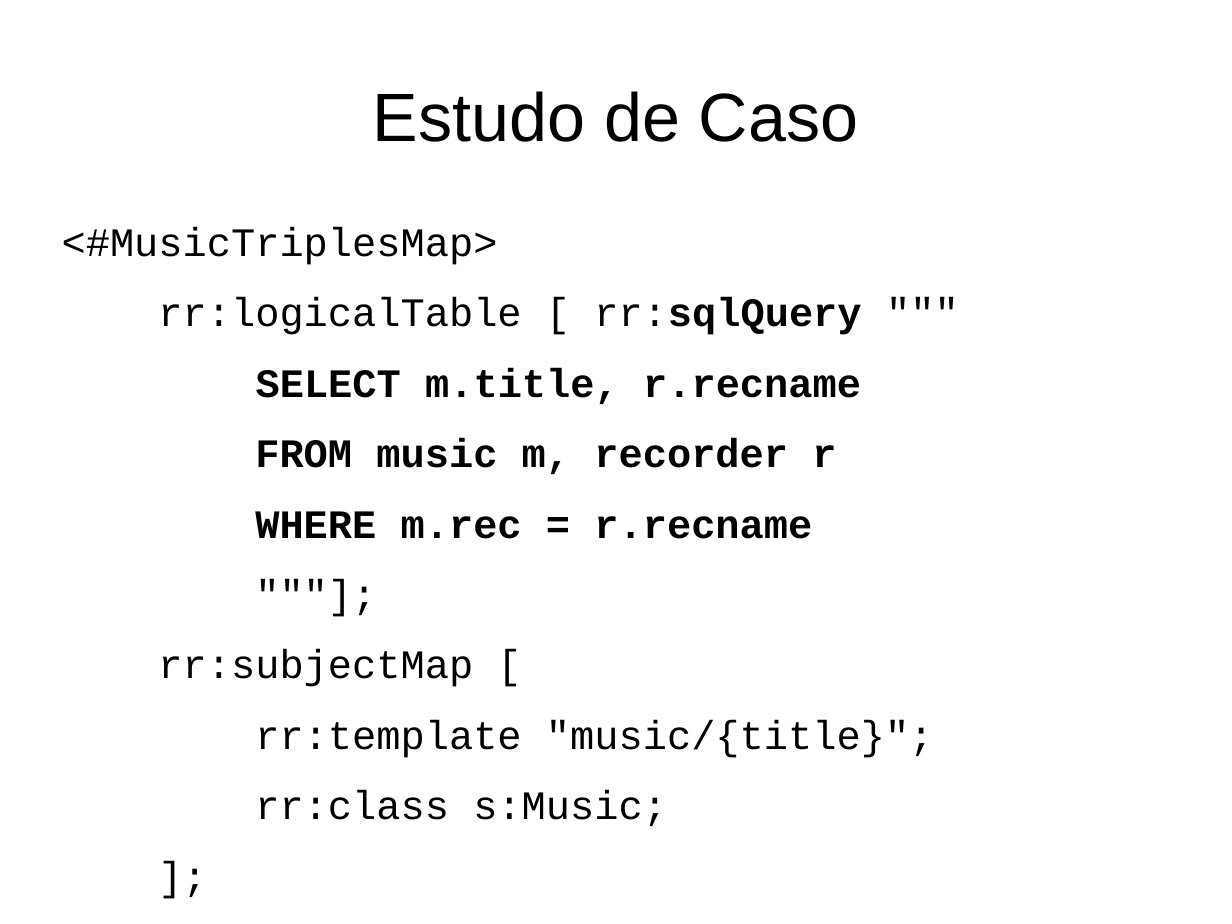
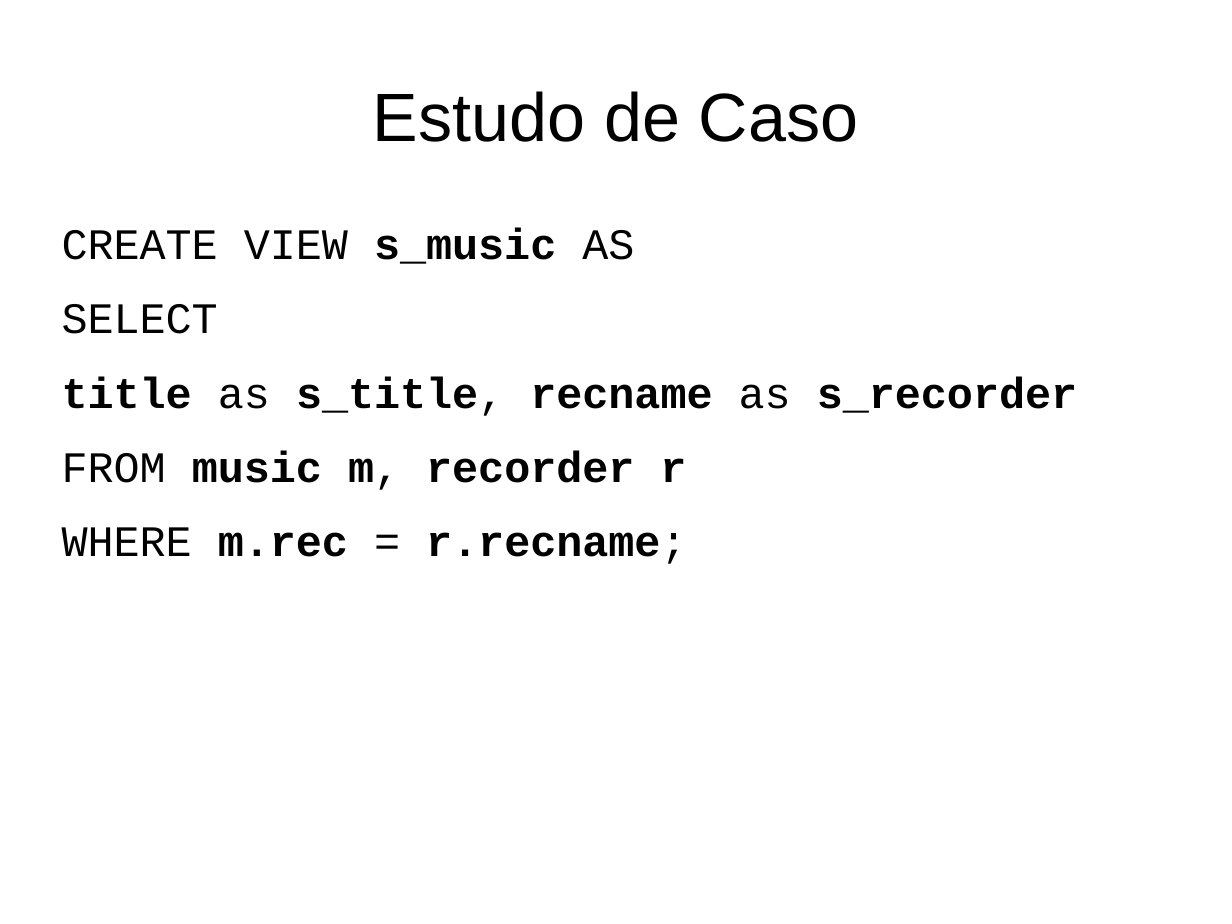
Before and after one commit to luiseufrasio/mestrado-ufc-eufrasio, a slide deck: slide 61 of docs/proposta.odp (slide 40 before the commit). Drawn at 1232x924 pixels with LibreOffice and Linux fonts; fonts in the diff are those of the drawing. Boxes give left, top, right and bottom in pixels: in the first picture for what was removed or moved away, otherwise in the second. Text is boxed around its words. In the diff, an @@ line names an element or a change of style, - is before the commit and + after.

```diff
--- a/docs/proposta.odp
+++ b/docs/proposta.odp
@@ text at bbox=[62, 228, 1077, 416]: text changed; size 26 to 28 pt; bold on @@
-<#MusicTriplesMap>
-rr:logicalTable [ rr:sqlQuery """
-SELECT m.title, r.recname
+CREATE VIEW s_music AS
+SELECT
+title as s_title, recname as s_recorder
@@ text at bbox=[62, 450, 686, 490]: size 26 to 28 pt in "FROM music m, recorder r"; bold off in "FROM m," @@
@@ text at bbox=[62, 527, 687, 564]: text changed; size 26 to 28 pt; bold on @@
-WHERE m.rec = r.recname
-"""];
-rr:subjectMap [
-rr:template "music/{title}";
-rr:class s:Music;
-];
-...
+WHERE m.rec = r.recname;
```
Also in this commit, not shown: 25 other slides changed, 42 slides added, 9 slides removed.
